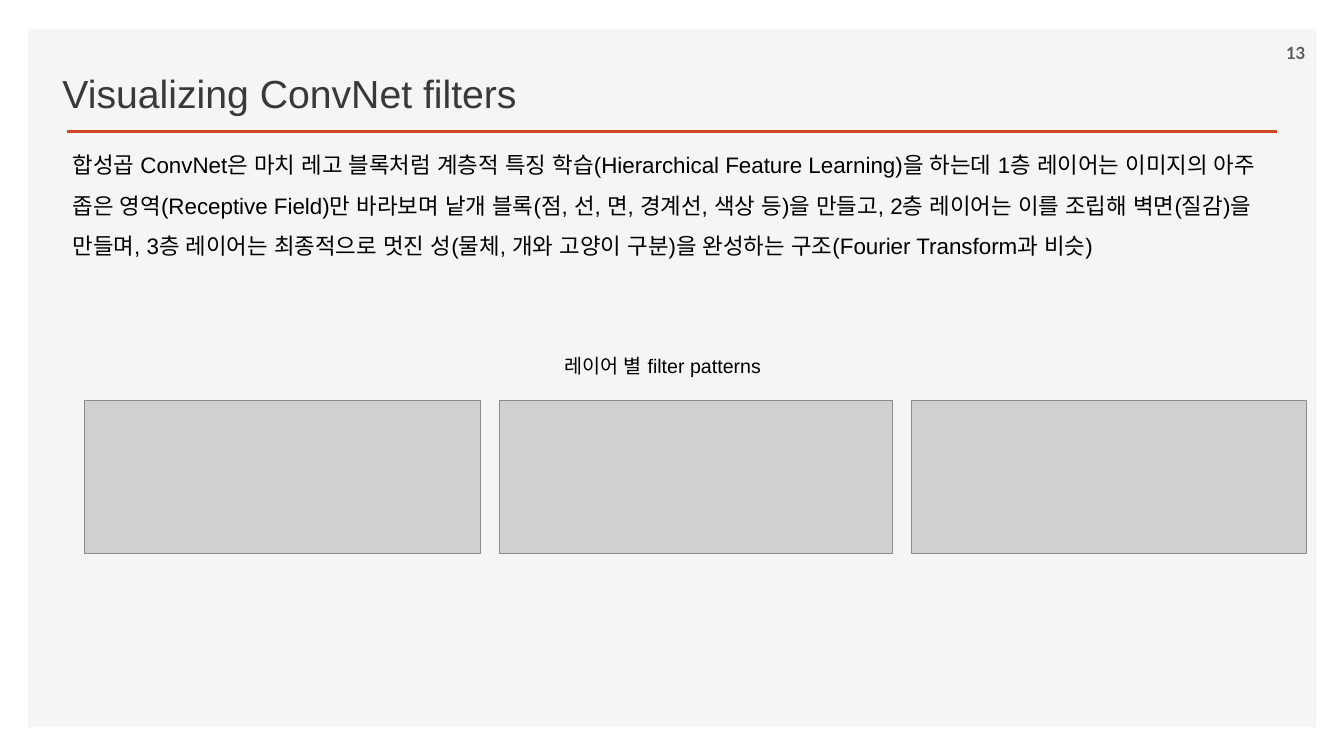
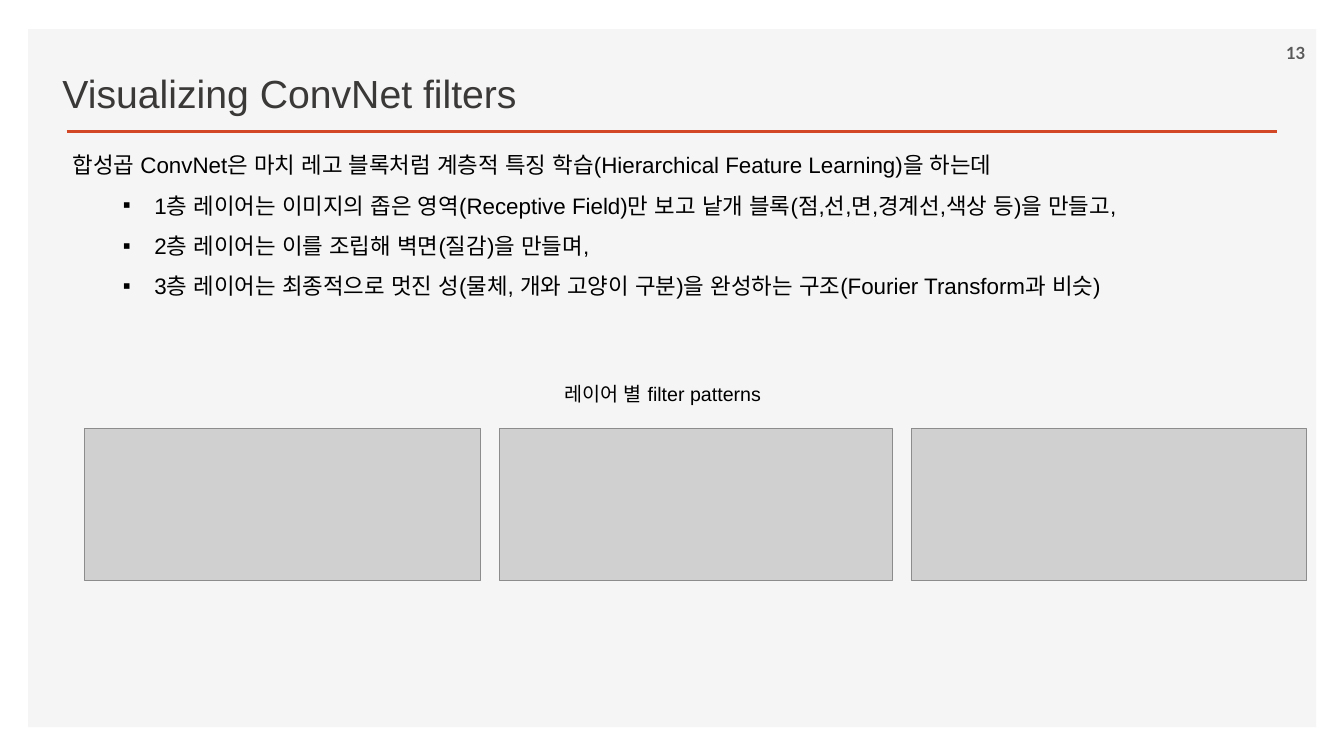
Before and after one commit to ancestor9/2026_Fall_Deep-Learning-with-Python, a slide deck: slide 13 of Chapter 10 Interpreting what ConvNets learn.pptx. Drawn at 1344x756 pixels with LibreOffice and Linux fonts; fonts in the diff are those of the drawing; grey boxes stand for pictures; background and template pictures are left out. Boxes give left, top, right and bottom in pixels: in the first picture for what was removed or moved away, otherwise in the second. Text is boxed around its words. In the diff, an @@ line names an element or a change of style, - is before the commit and + after.

```diff
--- a/Chapter 10 Interpreting what ConvNets learn.pptx
+++ b/Chapter 10 Interpreting what ConvNets learn.pptx
@@ text at box(73, 154, 1116, 299): text changed @@
-합성곱 ConvNet은 마치 레고 블록처럼 계층적 특징 학습(Hierarchical Feature Learning)을 하는데 1층 레이어는 이미지의 아주 좁은 영역(Receptive Field)만 바라보며 낱개 블록(점, 선, 면, 경계선, 색상 등)을 만들고, 2층 레이어는 이를 조립해 벽면(질감)을 만들며, 3층 레이어는 최종적으로 멋진 성(물체, 개와 고양이 구분)을 완성하는 구조(Fourier Transform과 비슷)
+합성곱 ConvNet은 마치 레고 블록처럼 계층적 특징 학습(Hierarchical Feature Learning)을 하는데
+  ▪ 1층 레이어는 이미지의 좁은 영역(Receptive Field)만 보고 낱개 블록(점,선,면,경계선,색상 등)을 만들고,
+  ▪ 2층 레이어는 이를 조립해 벽면(질감)을 만들며,
+  ▪ 3층 레이어는 최종적으로 멋진 성(물체, 개와 고양이 구분)을 완성하는 구조(Fourier Transform과 비슷)
@@ text "레이어 별 filter patterns": place and size @@
-text "레이어 별 filter patterns" at box(564, 356, 761, 377)
+text "레이어 별 filter patterns" at box(564, 384, 761, 405)
@@ 3 pictures: place and size @@
-3 pictures at box(85, 401, 1307, 555)
+3 pictures at box(85, 429, 1307, 582)
```
Also in this commit, not shown: 4 other slides changed.
